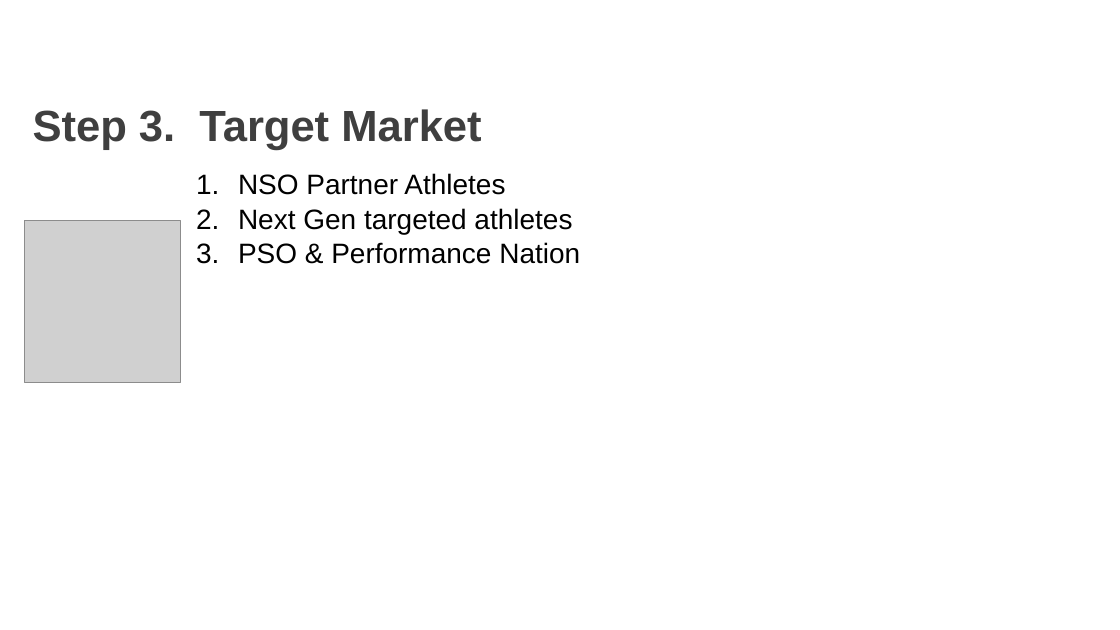
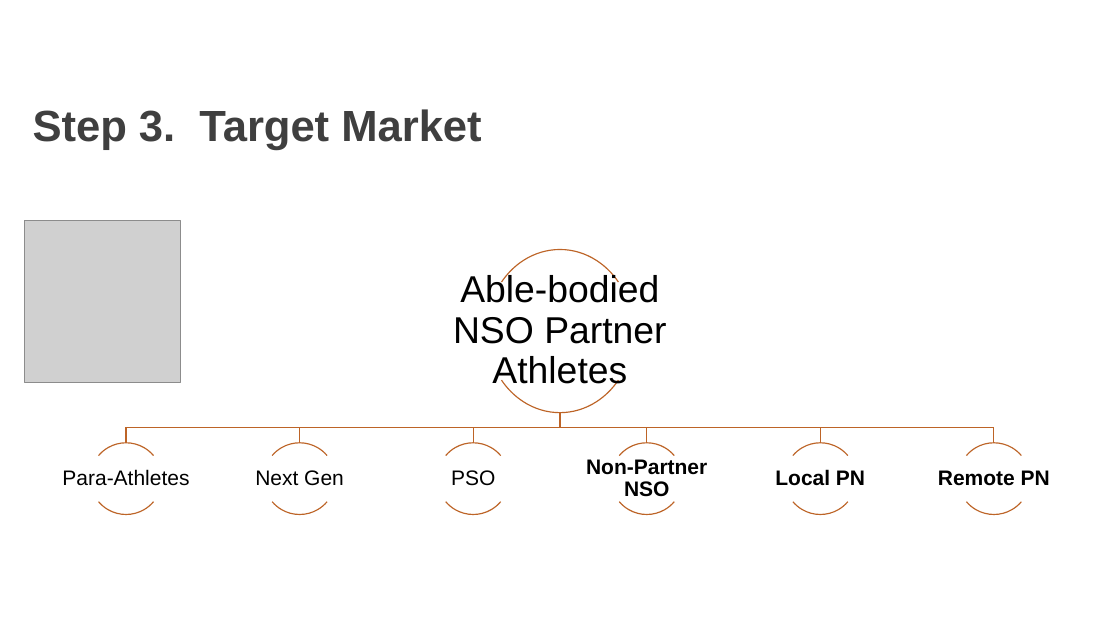
Before and after one commit to AKates717/CSI-Pacific-RTP, a slide deck: slide 4 of RTP Resources/RTP_Project_Pitch.pptx. Drawn at 1120x630 pixels with LibreOffice and Linux fonts; fonts in the diff are those of the drawing; grey boxes stand for pictures; background and template pictures are left out. Boxes give left, top, right and bottom in pixels: in the first picture for what was removed or moved away, otherwise in the second. Text is boxed around its words. In the diff, an @@ line names an element or a change of style, - is before the commit and + after.

```diff
--- a/RTP Resources/RTP_Project_Pitch.pptx
+++ b/RTP Resources/RTP_Project_Pitch.pptx
@@ text removed at [238,173,580,264] @@
-1. NSO Partner Athletes
-2. Next Gen targeted athletes
-3. PSO & Performance Nation
@@ group added at [62,250,1050,514]: 14 arc (boxed as its full ellipse)s, 7 texts, 6 freeform shapes @@
+Able-bodied NSO Partner Athletes
+Para-Athletes
+Next Gen
+PSO
+Non-Partner NSO
+Local PN
+Remote PN
```
Also in this commit, not shown: 7 other slides changed, 2 slides added, 1 slide removed, 49 other files.
